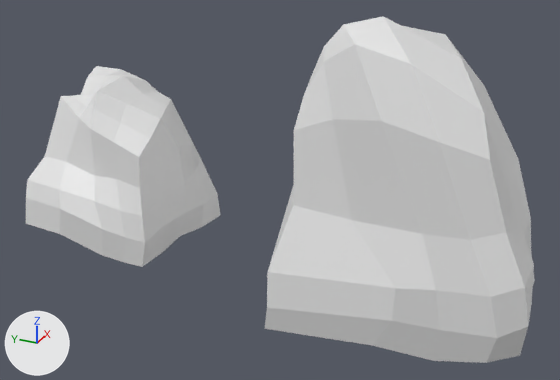
Two versions of the OBJ model assets/models/pedras/rock2.obj, one commit apart.
Camera for both pictures: a 50 mm camera at (-11.81, 0.36, 5.93) aimed at (-2.74, 4.44, 1.39). Arrows for +X, +Y and +Z are at lower left; the lights stay in place. The first picture is the older version. Where no turn or scale is listed for an object, it has been applied to the vertices.
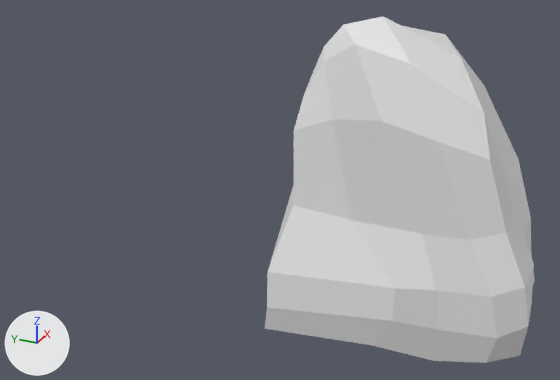
Boxes [x1, y1, x2, y2] around the edits, measured in the pictures (560 x 380 px):
```json
{"object": "Object_4", "change": "deleted", "before": [26, 66, 220, 267]}
```

Edits to the scene script, one JSON object a line:
```json
{"op": "remove", "block": "ob_object_4", "code": ["ob_object_4 = bpy.data.objects.new('Object_4', me_object_4)", "ob_object_4.location = (0.0, 0.0, 0.0)"]}
```
